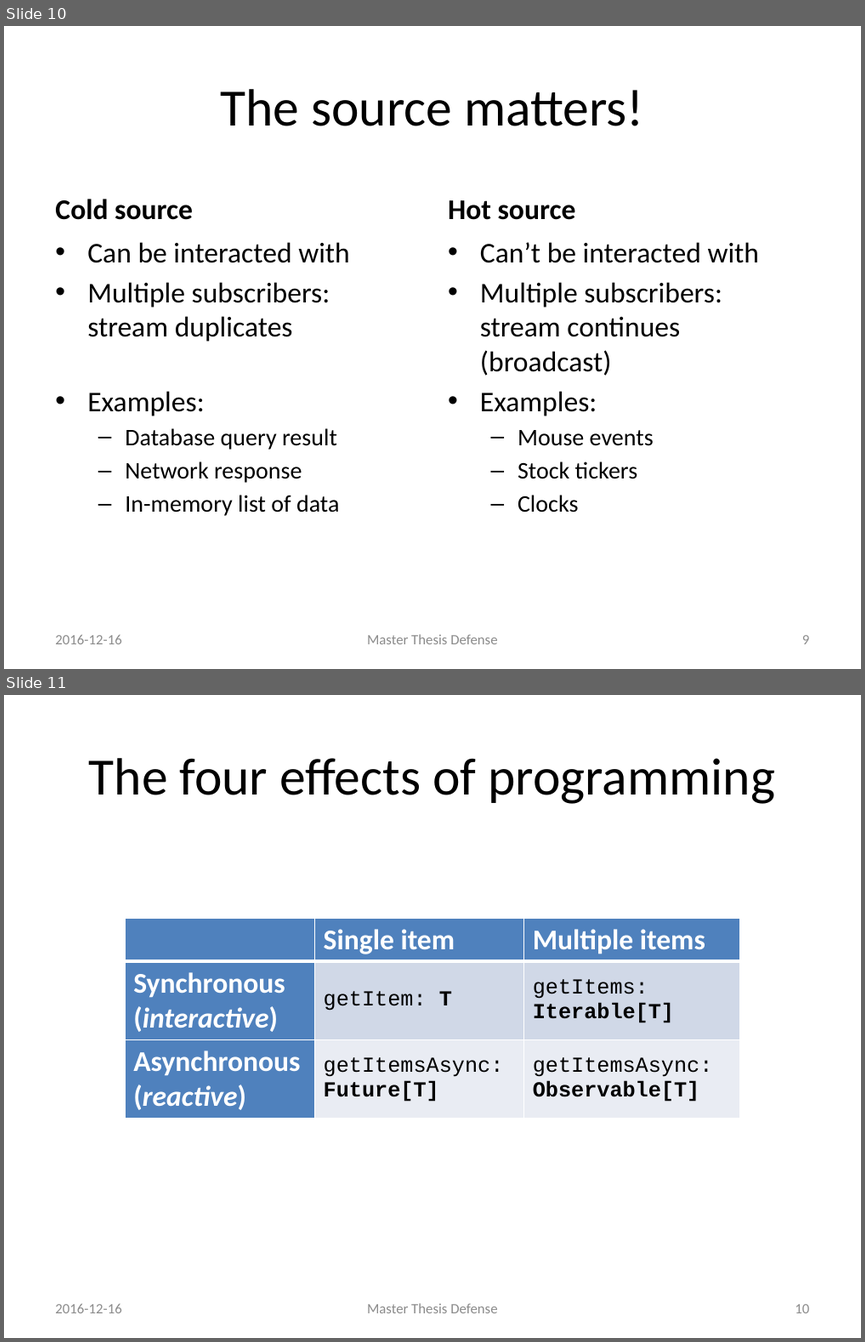
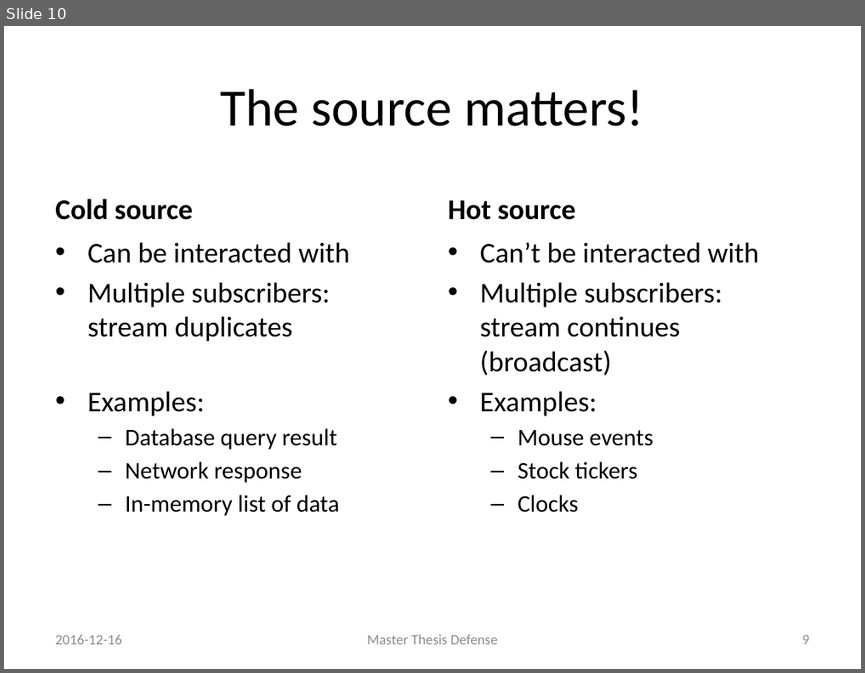
Before and after one commit to rvanheest/Thesis-Feedback-Control-Report-and-Presentation, a slide deck: presentation/Presentation.pptx. Shown one above the other, each under a label of ours: slides 10 and 11 before the commit, slide 10 after it. The pictures are 865x1342 and 865x673 pixels, drawn with LibreOffice and Linux fonts; fonts in the diff are those of the drawing. Boxes give left, top, right and bottom in pixels: in the first picture for what was removed or moved away, otherwise in the second. Text is boxed around its words. In the diff, an @@ line names an element or a change of style, - is before the commit and + after.

```diff
--- a/presentation/Presentation.pptx
+++ b/presentation/Presentation.pptx
@@ slide 11 removed at bbox=[4, 695, 861, 1338], background #FFFFFF @@
@@ title removed at bbox=[89, 758, 775, 804] @@
-The four effects of programming
@@ table removed at bbox=[125, 918, 740, 1115], 3 rows, 3 columns @@
- | Single item | Multiple items
-Synchronous (interactive) | getItem: T | getItems: Iterable[T]
-Asynchronous (reactive) | getItemsAsync: Future[T] | getItemsAsync: Observable[T]
@@ text removed at bbox=[55, 1304, 121, 1313] @@
-2016-12-16
@@ text removed at bbox=[367, 1303, 497, 1313] @@
-Master Thesis Defense
@@ page number removed at bbox=[794, 1304, 809, 1313] @@
-10
```
Also in this commit, not shown: 8 slides changed, 3 slides added, 2 other slides removed, 4 other files.
